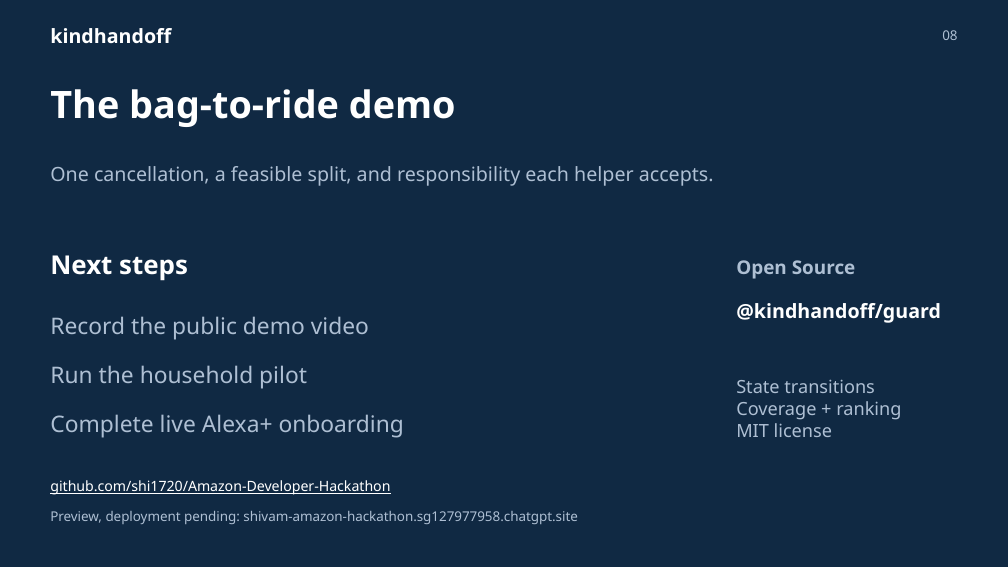
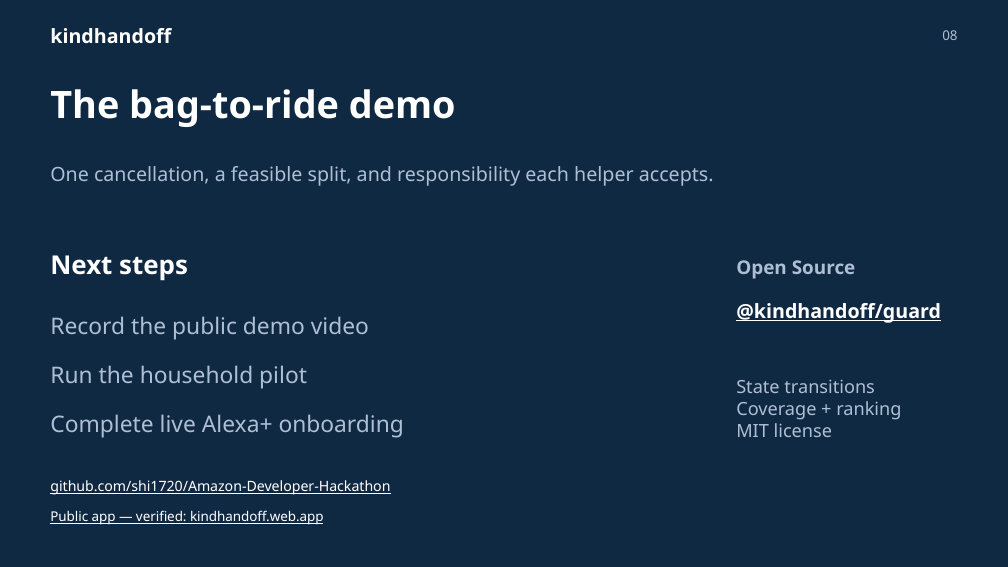
Before and after one commit to shi1720/Amazon-Developer-Hackathon, a slide deck: slide 8 of docs/deliverables/KindHandoff-Pitch.pptx. Drawn at 1008x567 pixels with LibreOffice and Linux fonts; fonts in the diff are those of the drawing. Boxes give left, top, right and bottom in pixels: in the first picture for what was removed or moved away, otherwise in the second. Text is boxed around its words. In the diff, an @@ line names an element or a change of style, - is before the commit and + after.

Commit message:
Polish the public release and complete the Firebase submission kit

```diff
--- a/docs/deliverables/KindHandoff-Pitch.pptx
+++ b/docs/deliverables/KindHandoff-Pitch.pptx
@@ text "@kindhandoff/guard" at box(736, 303, 941, 323): underline on @@
@@ text at box(50, 510, 324, 525): text changed; text colour #AEBFD3 to #FFFFFF @@
-Preview, deployment pending: shivam-amazon-hackathon.sg127977958.chatgpt.site
+Public app — verified: kindhandoff.web.app
```
Also in this commit, not shown: 1 other slide changed, 32 other files.
